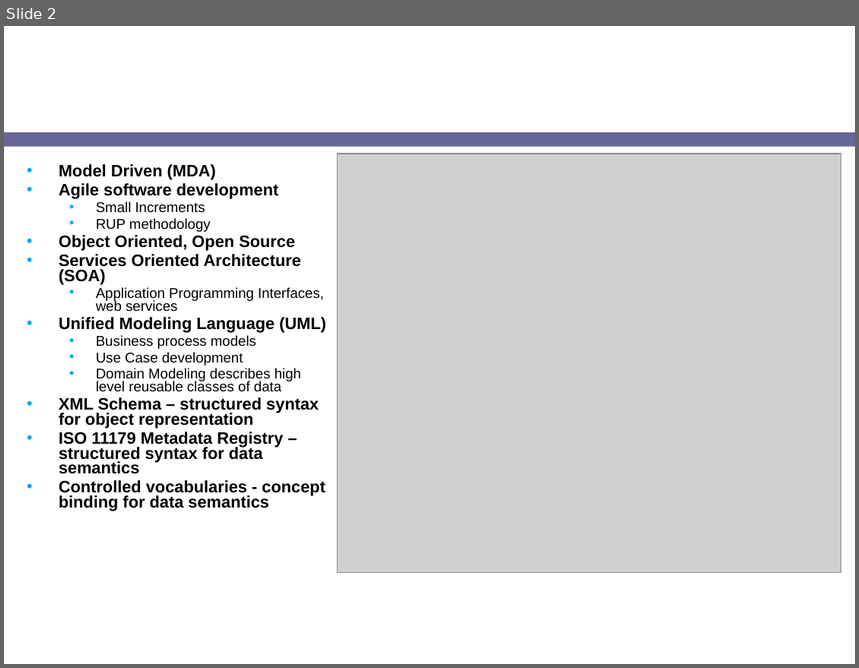
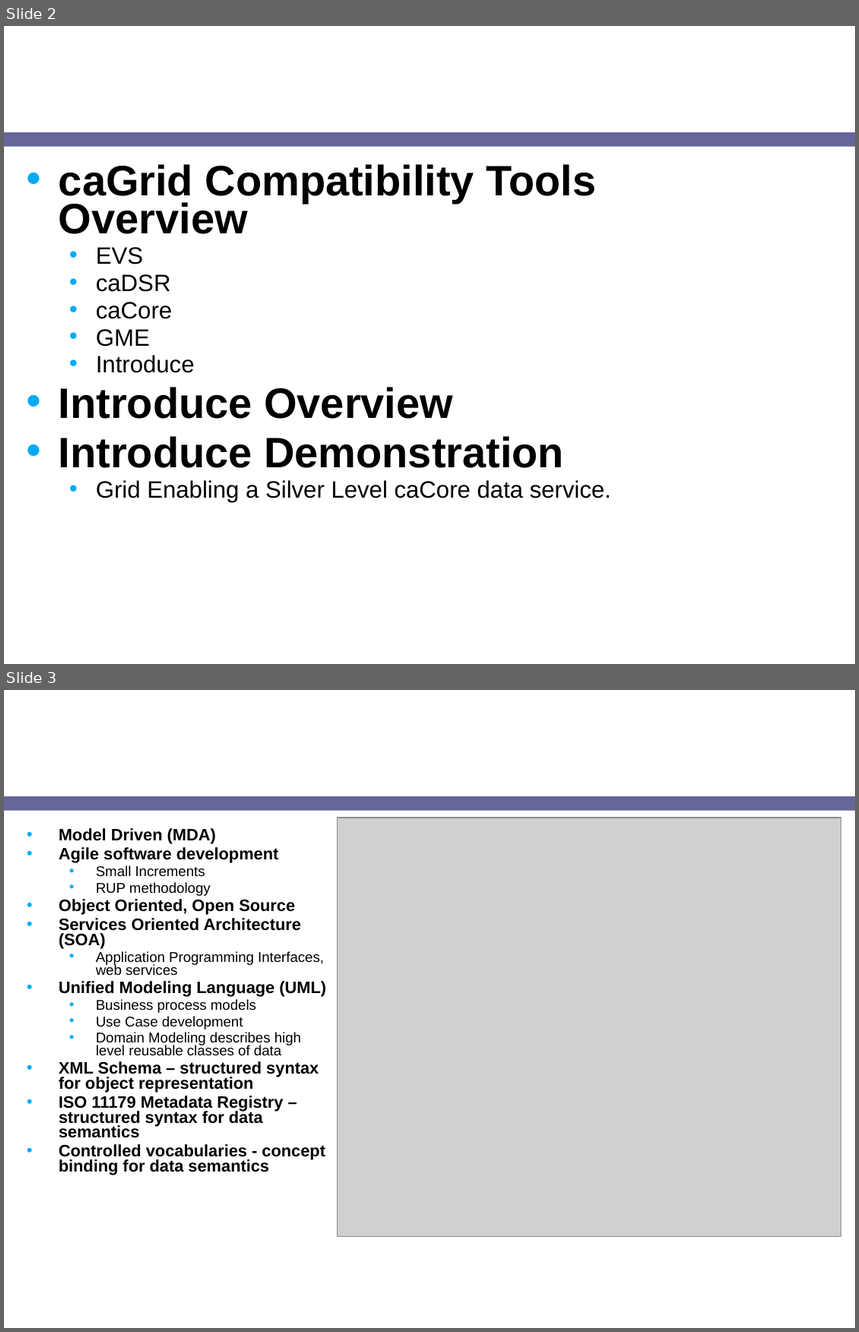
Before and after one commit to NCIP/cagrid-docs, a slide deck: presentations/introduce/Introduce-1.1-caGrid-BIRN-workshop.ppt. Shown one above the other, each under a label of ours: slide 2 before the commit, slides 2 and 3 after it. The pictures are 859x668 and 859x1332 pixels, drawn with LibreOffice and Linux fonts; fonts in the diff are those of the drawing; grey boxes stand for pictures; background and template pictures are left out. Boxes give left, top, right and bottom in pixels: in the first picture for what was removed or moved away, otherwise in the second. Text is boxed around its words. In the diff, an @@ line names an element or a change of style, - is before the commit and + after.

```diff
--- a/presentations/introduce/Introduce-1.1-caGrid-BIRN-workshop.ppt
+++ b/presentations/introduce/Introduce-1.1-caGrid-BIRN-workshop.ppt
@@ slide 2 added at (x1=4, y1=26, x2=855, y2=664), background picture (left out); not listed: 1 template element that a slide beside it also shows @@
@@ title added at (x1=18, y1=47, x2=565, y2=101), 24 pt, text #FFFFFF, bold @@
+Agenda
@@ text added at (x1=59, y1=164, x2=611, y2=503), 36 pt, text #000000, bold @@
+• caGrid Compatibility Tools Overview
+  • EVS
+  • caDSR
+  • caCore
+  • GME
+  • Introduce
+• Introduce Overview
+• Introduce Demonstration
+  • Grid Enabling a Silver Level caCore data service.
@@ what was slide 2 is now slide 3 @@
```
Also in this commit, not shown: 9 slides changed, 1 other slide added.
